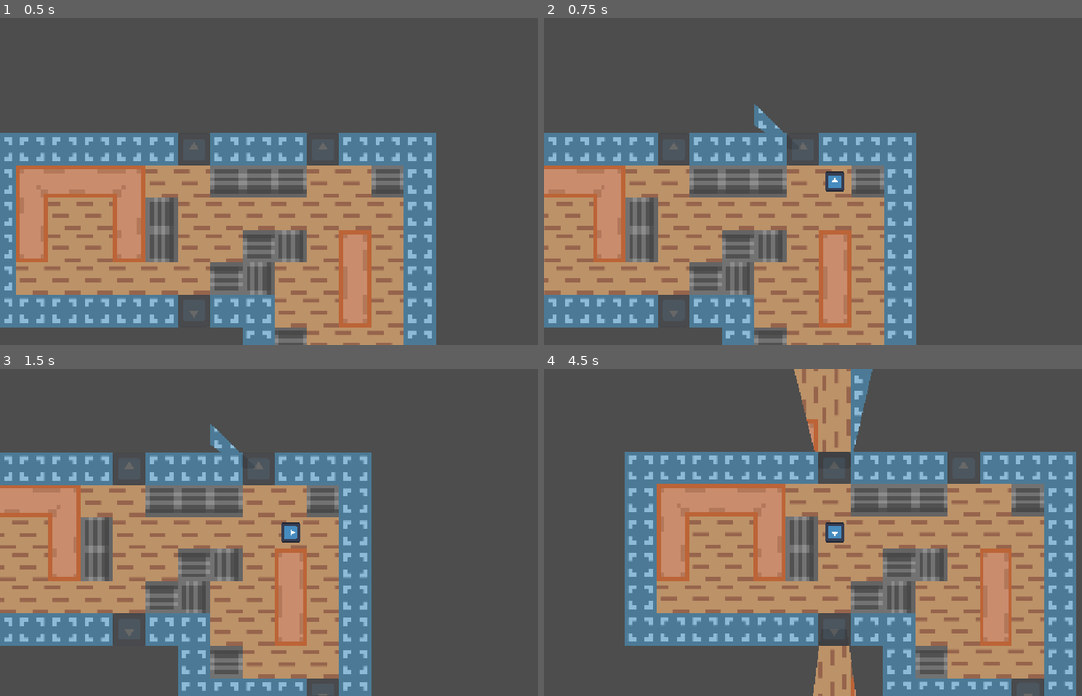
Above: before the commit, frames 1-4 (two rows, left to right).
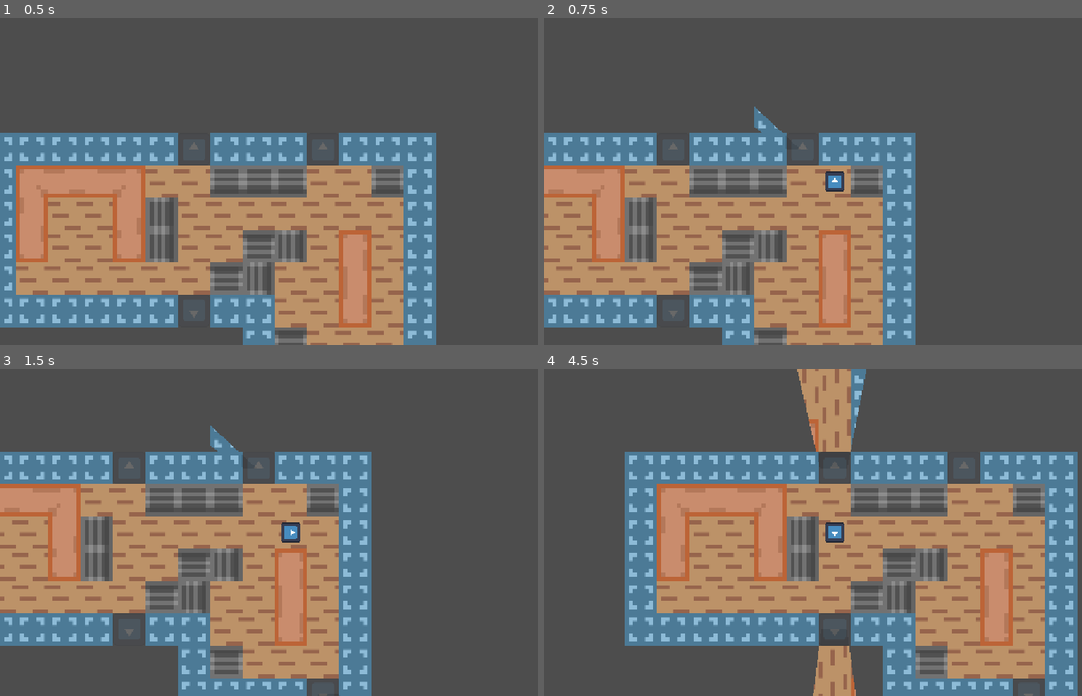
Above: after the commit, the same moments.

Repository: EfficiencySimplicity/godot-level-playground
Game: Godot game, scene res://Scenes/testing_ground.tscn
Same seed, same stepped clock (60 frames per second), same inputs: the game is played once before the commit and once after it. The engine's default icon, where the game draws it, is replaced by a stand-in: a white triangle on a blue panel in a dark square.
Inputs:
- Up to frame 1 (0.5 s): no input
- Up to frame 2 (0.75 s): tap Enter at 0.5 s; hold Right (Right) from 0.53 s (still down); hold Up (Movement) from 0.53 s (still down)
- Up to frame 3 (1.5 s): tap Space at 1.25 s; release Right (Right) at 1.28 s; release Up (Movement) at 1.28 s; hold Down (Down) from 1.28 s (still down); tap Up (Movement) at 1.35 s
- Up to frame 4 (4.5 s): tap Enter at 2, 3.5 s; release Down (Down) at 2.03 s; hold Up (Movement) 2.03-2.78 s; hold Right (Right) 2.03-3.53 s; tap Space at 2.75, 4.25 s; tap Up (Movement) at 2.85, 4.35 s; hold Up (Movement) 3.53-4.28 s; hold Left (Left) from 3.53 s (still down)

Frame 1 is identical in both runs. In frame 2, 1.5% of the frame differs, in the area x 2-70%, y 26-100%; in frame 3, 2.0%; in frame 4, 2.3%, in the area x 16-100%, y 0-100%.

Commit message:
fixed disappearing portal thing

Diff:
--- a/Scripts/door.gd
+++ b/Scripts/door.gd
@@ -24,7 +24,7 @@
 	return Orientation.new(new, orientation.rot + rot_difference)
 
 func is_in_front(pos: Vector2):
-	return Vector2.from_angle(global_rotation + deg_to_rad(90)).dot(pos - global_position) > 0
+	return Vector2.from_angle(global_rotation + deg_to_rad(90)).dot(pos - global_position) >= 0
 
 func get_normal():
 	return Vector2.from_angle(deg_to_rad(global_rotation_degrees + 90))
--- a/Scripts/player_mover.gd
+++ b/Scripts/player_mover.gd
@@ -40,7 +40,7 @@
 	global_rotation_degrees = round(global_rotation_degrees / 90) * 90
 	sprite.global_rotation_degrees = round(sprite.global_rotation_degrees / 90) * 90
 
-	global_position = Vector2(Orientation.from_object(self).to_placement().to_orientation().translate(half_cell).pos) - Vector2.from_angle(sprite.rotation - global_rotation) * .95
+	global_position = Vector2(Orientation.from_object(self).to_placement().to_orientation().translate(half_cell).pos)
 
 func _draw():
 	if !debug: return
--- a/Scripts/portal_origin.gd
+++ b/Scripts/portal_origin.gd
@@ -21,17 +21,21 @@
 		if !door.is_in_front(global_position):
 			continue;
 
+		# a vector straight out the door
+		var out_normal = door.get_normal() * -1
+		# from you to the door-line
+		var distance = (door.get_start() - global_position).dot(out_normal)
+
+		var test_pos = global_position
+
+		if distance < 1:
+			test_pos -= out_normal * (1 - distance)
+			distance = 1
+
 		var start_angle = rad_to_deg(global_position.angle_to_point(door.get_start()))
 		var end_angle = rad_to_deg(global_position.angle_to_point(door.get_end()))
 		# should be in door
 		var dir_to_end = (door.get_end() - door.get_start()).normalized()
-		# a vector straight out the door
-		var out_normal = door.get_normal() * -1
-		# from you to the door-line
-		var distance = (door.get_start() - global_position).dot(out_normal)
-		if distance < 1:
-			get_parent().global_position -= out_normal * (1 - distance)
-			distance = 1
 
 		if end_angle < start_angle:
 			end_angle += 360
@@ -50,10 +54,10 @@
 
 			var amount_along_normal = direction.dot(out_normal)
 			# where on the door-line we test
-			var hit_point = global_position + direction * (distance / amount_along_normal)
+			var hit_point = test_pos + direction * (distance / amount_along_normal)
 
 			var rcparams = PhysicsRayQueryParameters2D.create(
-				global_position,
+				test_pos,
 				hit_point,
 				0b00000000_00000000_00000000_00000010
 			)
@@ -83,7 +87,7 @@
 		# for now, owned by the current room's rendermesh
 
 		var mesh_pool = door.other.room.get_mesh_pool(
-			door.door_transform(Orientation.new(global_position)).pos,
+			door.door_transform(Orientation.new(test_pos)).pos,
 			door.door_transform(Orientation.new(min_ok_point)).pos,
 			door.door_transform(Orientation.new(max_ok_point)).pos,
 			door.other
